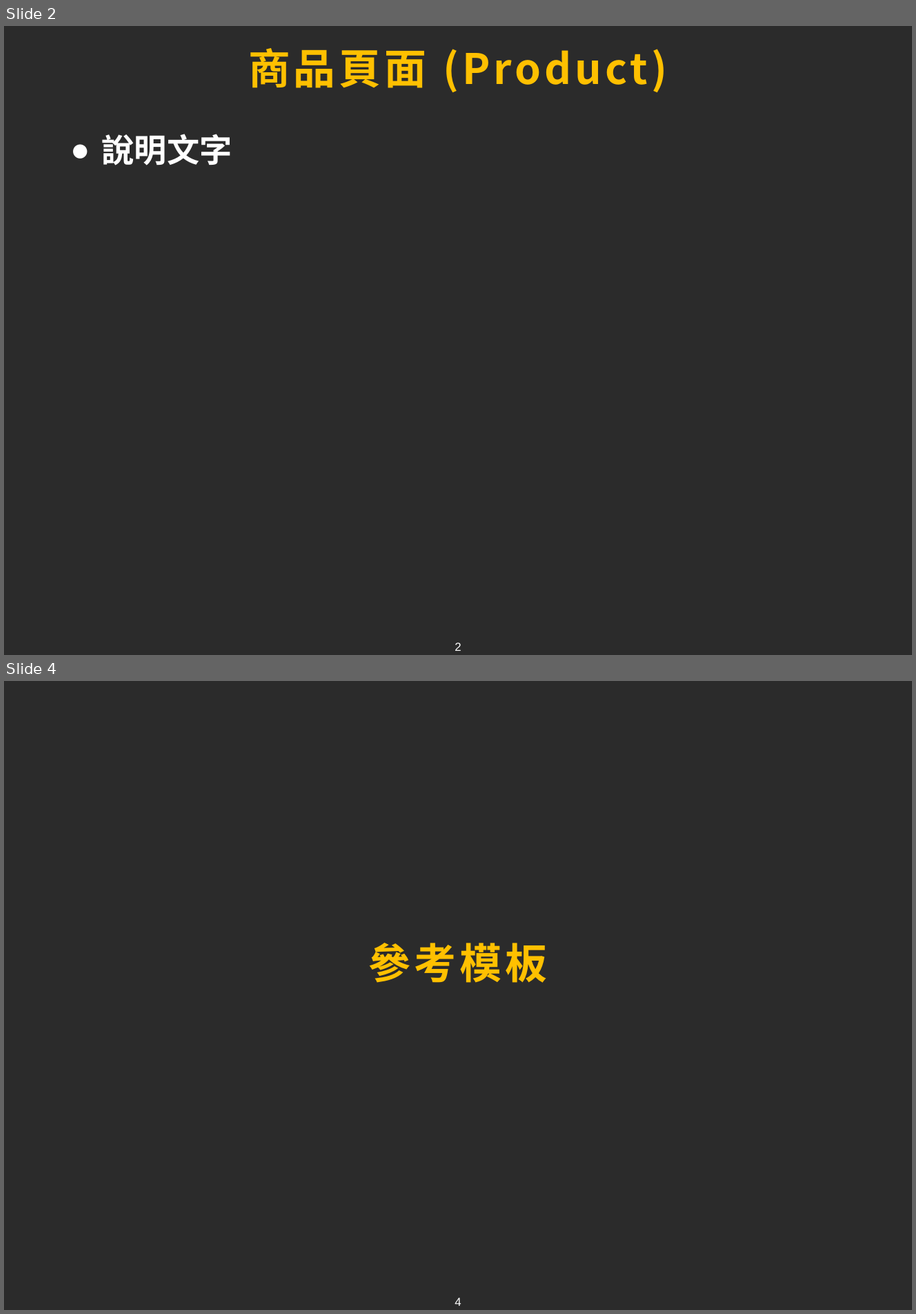
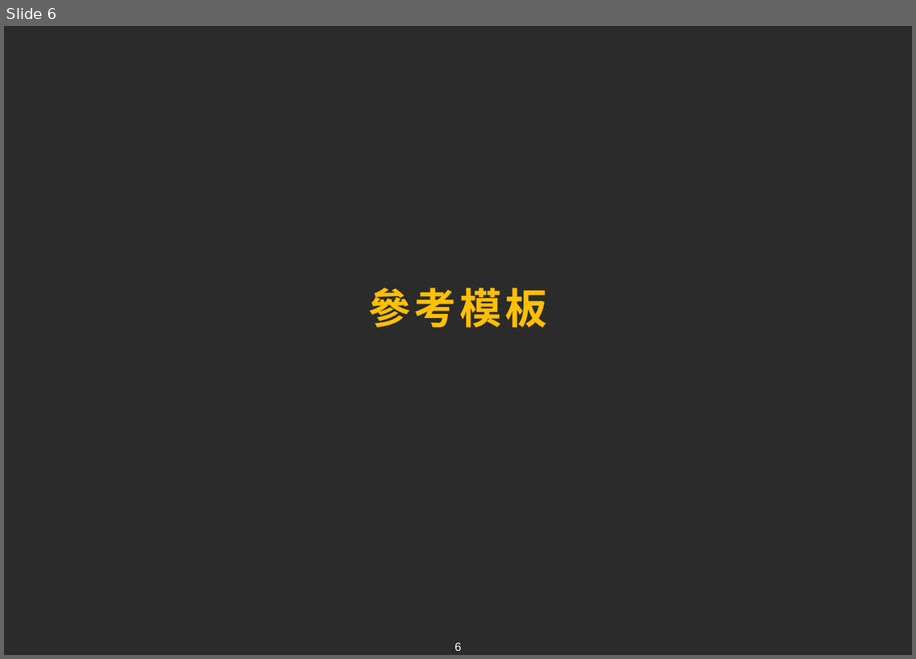
Before and after one commit to tim93009/FinalProject_GameForum, a slide deck: docs/ppt/chang.pptx. Shown one above the other, each under a label of ours: slides 2 and 4 before the commit, slide 6 after it; the slides between them are not shown. The pictures are 916x1314 and 916x659 pixels, drawn with LibreOffice and Linux fonts; fonts in the diff are those of the drawing; background and template pictures are left out; a plain dark background stands for a picture behind light text. Boxes give left, top, right and bottom in pixels: in the first picture for what was removed or moved away, otherwise in the second. Text is boxed around its words. In the diff, an @@ line names an element or a change of style, - is before the commit and + after.

```diff
--- a/docs/ppt/chang.pptx
+++ b/docs/ppt/chang.pptx
@@ slide 2 removed at (4, 26, 912, 655), background picture (left out); not listed: 1 template element that a slide beside it also shows @@
@@ title removed at (248, 48, 667, 92) @@
-商品頁面 (Product)
@@ text removed at (102, 134, 232, 165) @@
-● 說明文字
@@ what was slide 4 is now slide 6 @@
@@ page number at (455, 642, 461, 650): text changed @@
-4
+6
```
Also in this commit, not shown: 1 slide changed, 4 slides added, 1 other slide removed, 4 other files.
